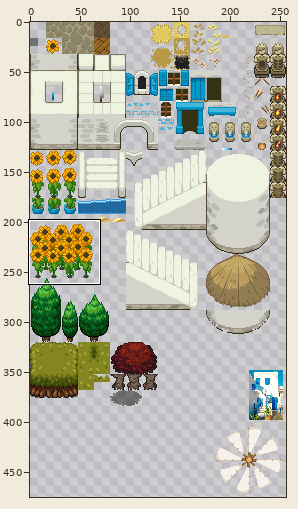
Two versions of one sprite sheet, data/tilesets/mykonos.tiles.png. The first picture is a wide view before the edit; the outline marks the close-up.
Close-up. First the earlier version:
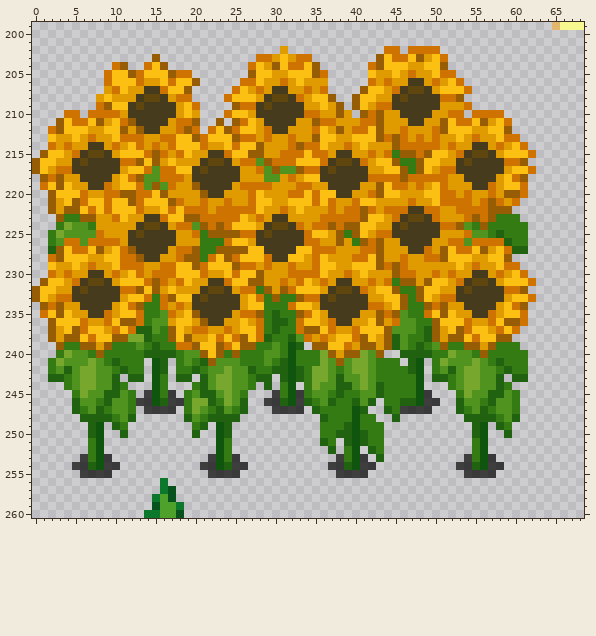
The file is 256x528 pixels. Colours within 5 levels of each other are drawn and written as one. Shown: x 0..68, y 199..260. The wide view leaves out empty margins. The commit also changed other parts of the picture, which this record leaves out.
After:
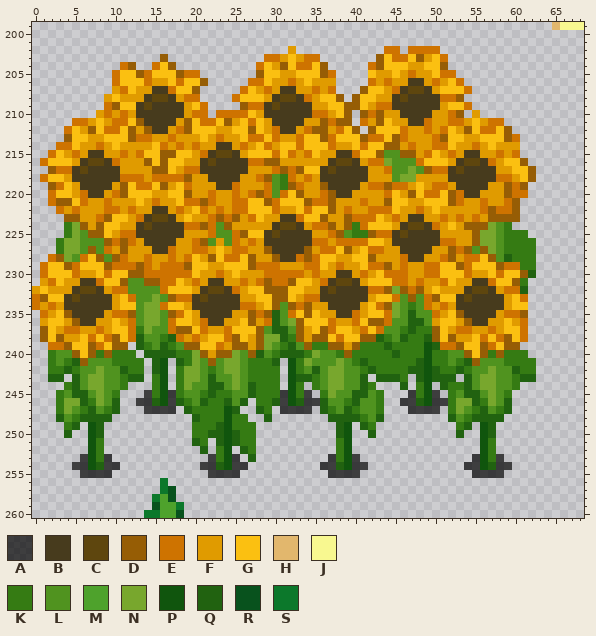
Palette (. is transparent): A #000000b2  B #473b1d  C #5e460e  D #965d05  E #ce7300  F #e09b00  G #fbc011  H #e2b76d  J #f8f890  K #357b13  L #50931f  M #4ea22c  N #78a72d  P #10550d  Q #216210  R #08521d  S #0c782b
The exact change:
Changed rows in their new state; - is an unchanged pixel.
first column x 0:
202 -------------------------------.F------------------------------
203 ---------------.D-----------.-EFGF-E---------------------------
204 ----------.ED-.EGD---------.EGFDG-EGD--------------------------
205 ---------.E-GDE--GD-E------.D-G-F--GDE-------------------------
206 ---------.E--GE-FGE-GD----.-EG-FEFG--F-------------------------
207 ---------.FEG-F-BE-GD----.EGFEF-B-FEFE-------------------------
208 --------.FG--FB-CBF-E---.E--GFB-CBEF-GD------------------------
209 --------.ED-GBC---BFGE---.D-EBC---B-FGGD------------GG---------
210 ----..-.F-FEF-----BFEE-E-EEGF-----B-E-GD-------------D-F...----
211 ---..--FG-E-GD---BFDGEEGDFGEGF---B-FD-DD.-F-G----E-FE-F-FEE.---
212 --..E-FDGEEGDFD-B---GGGFFG-DGFE-B-EDD-EGD.DGGG---EFE-FDGEE-----
213 --..D-GF-G-GD-E-F-FFFGFEFFG-EGE-FEGGDEGG-DEEG---F--DG--FGG-D---
214 --.E-G-FE-G-FF-GEFEFEF-BBFEFGE-GGEGG-E-FGEGGD-F-FF-EG--EFGF-F.-
215 -.E---FBBF-EFEGGDDG--E-CCBFGGGEG-FEGF---EGGDLL--FE-FEF-BFFEFE..
216 .E-GGFBCC-EFFFDGD-G----B-BB-E-DFFFFFF----FEENLLLE--G---C-EFGG--
217 ..D---C-----FFFDDGFEEB----B-FFEDE-GG--------ELLNLDE-BC----F---D
218 -EGG-B----BE-EFE---DFF------ED-K--EF------FFFLNNFFFFBB----EEFGD
219 -.DE--B--B-D--EGDFGEFFF--EFFF-LKD-F-D-----EED---G-E--BB--F-DED-
220 --E--F-BBF--GGGFFGGD-FEF-E--DELEGDFFED----FFE--DGEEGDEBB-F--E--
221 --EDDG-FF-FFFGFEFFGEEDE-FEEG-DEG--D-ED--FEF-DGGF-G-GD-F--FFED--
222 --.EFEFFF-EFEF-BBFEFG---F--G-GEF--EGGD--FF-E-GFFEFG--FFF--EED--
223 ---.DDFFEDG--E-CCBFGFF-D-DFEG-F-BEGGDFFD-EE---FBBFFE-EFEF-DDD--
224 ---.KNDFDGG----B-BB-E--LDFFF-FB-CB----F-KE-GGFBCC-EFGFDD-NL-..-
225 --..KN-DDG-EEB----B-FFELLEDGGBC---BFFE-LKKD---C-------FDNNL----
226 --.KNN-LLD-DEF------EDLFLEFEF-----B-E-EEEEGG-B----BE-FFDNNLK--K
227 --.KNNLDLEFDFFF--EFFEEFGFEEFFD---BDF--GD-G-E--B--B-FD-DL-NLKKKK
228 ----NLEGDLD-FFEF-EFEGFD-E--DFFD-BED--G--GGDF---BBFFEDFEEGDLQKKK
229 -E-GDEGGGDE--DE---EDGGFF-GGDE-E-F-E--FE-F-EEDF---EEGGDEGGGD--KK
230 -EGGGE-FGEGGDDE---EE-F-EFGFFFEEE--F-F-BB-E-GEE-F-E-GGGEFFG-G-DQ
231 -FE--F-BEGGDLLD--EGFE---FFEFEDE-DG---BCCB-GGGEEFEFFEGFFBBEG-DK.
232 F-F----C-FE-LLLLE-GG-----EFGG-D-G-FFBCBB-BEEDNDE-F---FBCC-F--Q-
233 EDGGBC----FGELLNL-EE-------FGG-DGF---B-----G-ELDLEDGG-C------E.
234 EF-FBB------GLNN-GG-------EEFGDLDED-F----FG-DNL-LEFE-B----BFGG-
235 --FGDBB--FEEDLNN-DE-F-----FDED-LEGD--F--E-GG-N-QLLEF-DB--B-EED-
236 -FG-FDBB-F-FELNN-E---E-----DFE-LND--G-FFEGD-EL-QQLF--FDBBFFGF--
237 -DG-EEFFE-G--KN-LEDDG----G--DL-QLDFGD-GGFE-EL-KQ-K-GFE-FFEF-GE-
238 -DGDFF---E-GEQLL-QEFE--GEDGFDNNQKDFDDGE-G-DQKLQ----G-FFGE-E-GE-
239 --EEDGG-EGDD.Q-LQ-LD---EFD-FDN--QLDKKDDFDKKKQKK-KPQEEDGGDEGDD--
240 --KLLDGDKD---.-----KN-F-DNLDQ-KQQQ-NLLK-KKKKKQKKKP--L-DG--D----
241 ---LKQDL-LK----QP-QKNL--NNL--KQ.--NLL-N-KQK---KKQP-K-KQD-LL---K
242 ---K-KLLN-L----QP--NNLK--N-K--K.-KLQLNN-LKQ-----QPQKKQKL-NLLQ-K
243 ----.QL-N-LK---KP-KNNLQLLN--KKK.--QKLNN--Q.QQQ-.QP--Q.QLNNLLK-Q
244 -----QL-N-L----KP-KNLLQQLN-QKKK.-K.K-NNL-QK...Q.KP-Q-KQLNNLLK--
245 ---KLQQ-NLK..--KP-KL-K-KK-LQKKKA-KA.KNLLQQ-K...AKPA-KLQQ-NLK.--
246 ---KNNQKNLQ..--QP-Q-LQK-Q---KKQA-QAAQLL---LK..AAQP-AKNNQ-N-Q.--
247 ---KNL-QL-Q..------QKK-KPQ.-QK.---A.Q-LQKLLK...---A-KNLK-LKQ.--
248 ---QLK----...------.Q-KKPKK--Q------.QQQQ-LQ-.------QLK---Q..--
249 ----KQ-PQ-..---------KKQPKKK--------..QP.Q-.---------KQ.-Q..---
250 ----Q--PQ--.--------KKQQPQKK--------..-P..Q.---------Q-.-Q-.---
251 -------PK-----------QK-QPQKK--------..KP....-----------.-K-----
252 -------PK------------Q-KP-QK---------.KP.-..-----------.-K-----
253 -------PK--------------KP--Q---------AKPA.-.----------.A-KA----
254 -------PQ--------------QP-----------A-QPA-.----------.-A-Q-A---
255 -------------------------------------A---.------------.---A----
